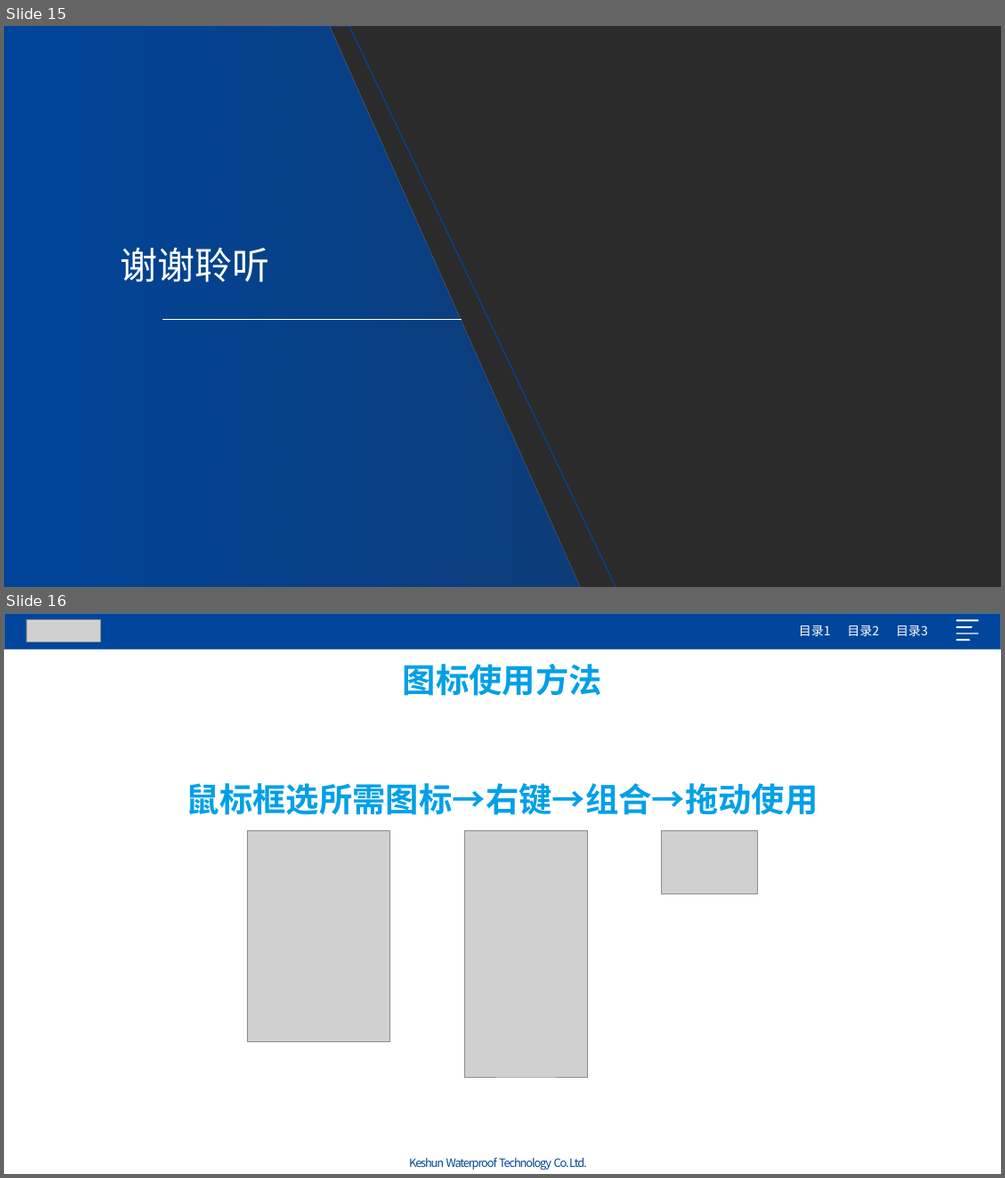
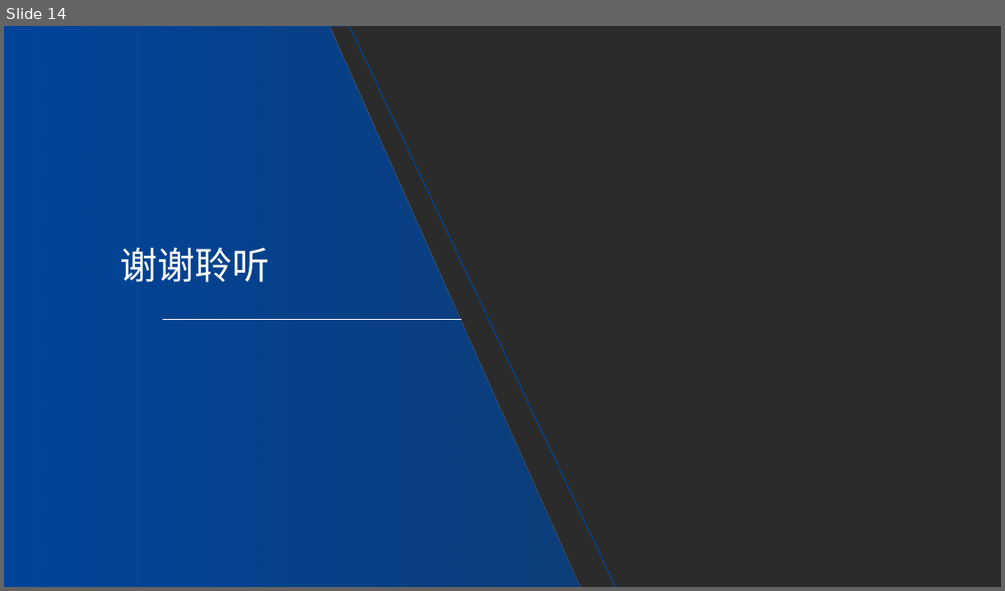
Before and after one commit to Jack-liangqihua/ABAP_CODER, a slide deck: 专题研究/晨会主题/201904财务自由.pptx. Shown one above the other, each under a label of ours: slides 15 and 16 before the commit, slide 14 after it. The pictures are 1005x1178 and 1005x591 pixels, drawn with LibreOffice and Linux fonts; fonts in the diff are those of the drawing; grey boxes stand for pictures; background and template pictures are left out; a plain dark background stands for a picture behind light text. Boxes give left, top, right and bottom in pixels: in the first picture for what was removed or moved away, otherwise in the second. Text is boxed around its words. In the diff, an @@ line names an element or a change of style, - is before the commit and + after.

```diff
--- a/专题研究/晨会主题/201904财务自由.pptx
+++ b/专题研究/晨会主题/201904财务自由.pptx
@@ slide 16 removed at (4, 613, 1001, 1174), background picture (left out) @@
@@ rectangle removed at (4, 613, 1001, 649) @@
@@ picture removed at (26, 620, 100, 642) @@
@@ text removed at (799, 625, 928, 636) @@
-目录1 目录2 目录3
@@ freeform shape removed at (956, 620, 979, 641) @@
@@ text removed at (186, 664, 818, 815) @@
-图标使用方法
-鼠标框选所需图标→右键→组合→拖动使用
@@ picture removed at (247, 831, 390, 1041) @@
@@ picture removed at (465, 831, 588, 1077) @@
@@ picture removed at (662, 831, 758, 893) @@
@@ text removed at (409, 1157, 586, 1170) @@
-Keshun Waterproof Technology Co. Ltd.
@@ what was slide 15 is now slide 14 @@
```
Also in this commit, not shown: 7 slides changed, 1 slide added, 5 other slides removed.
